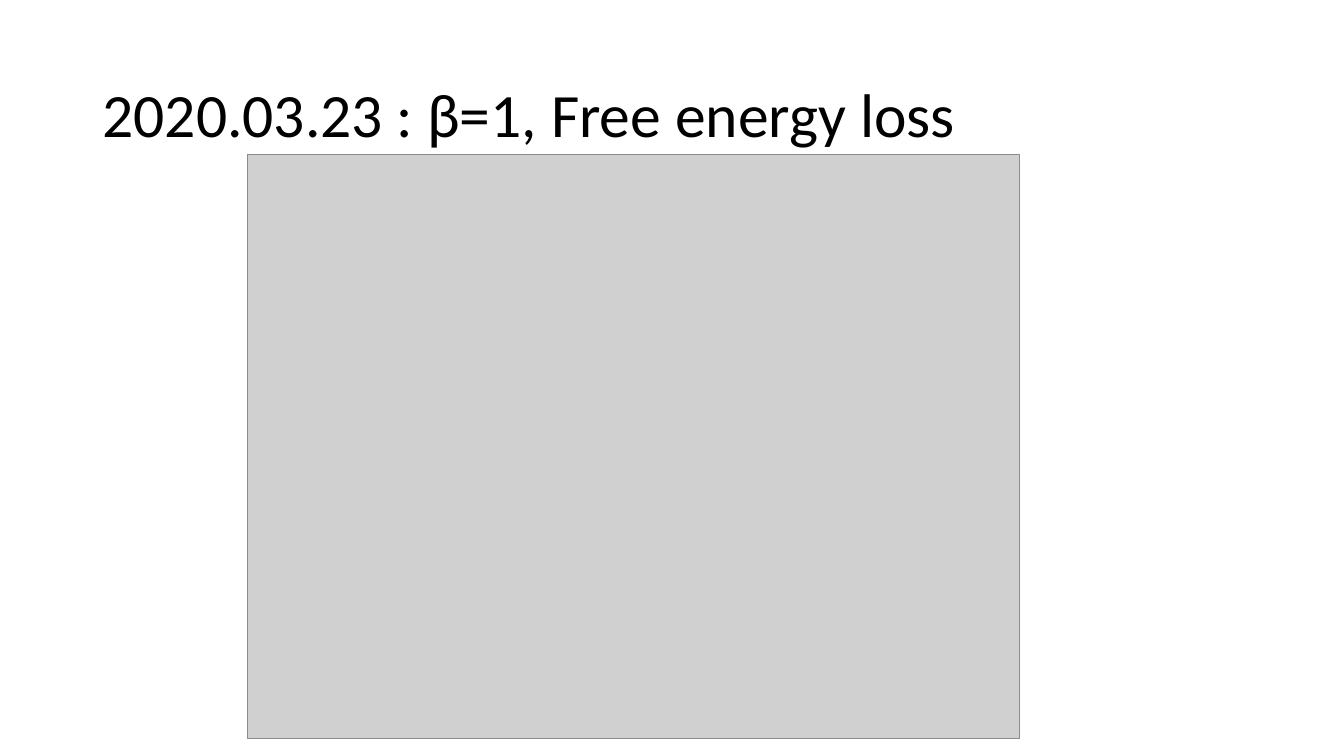
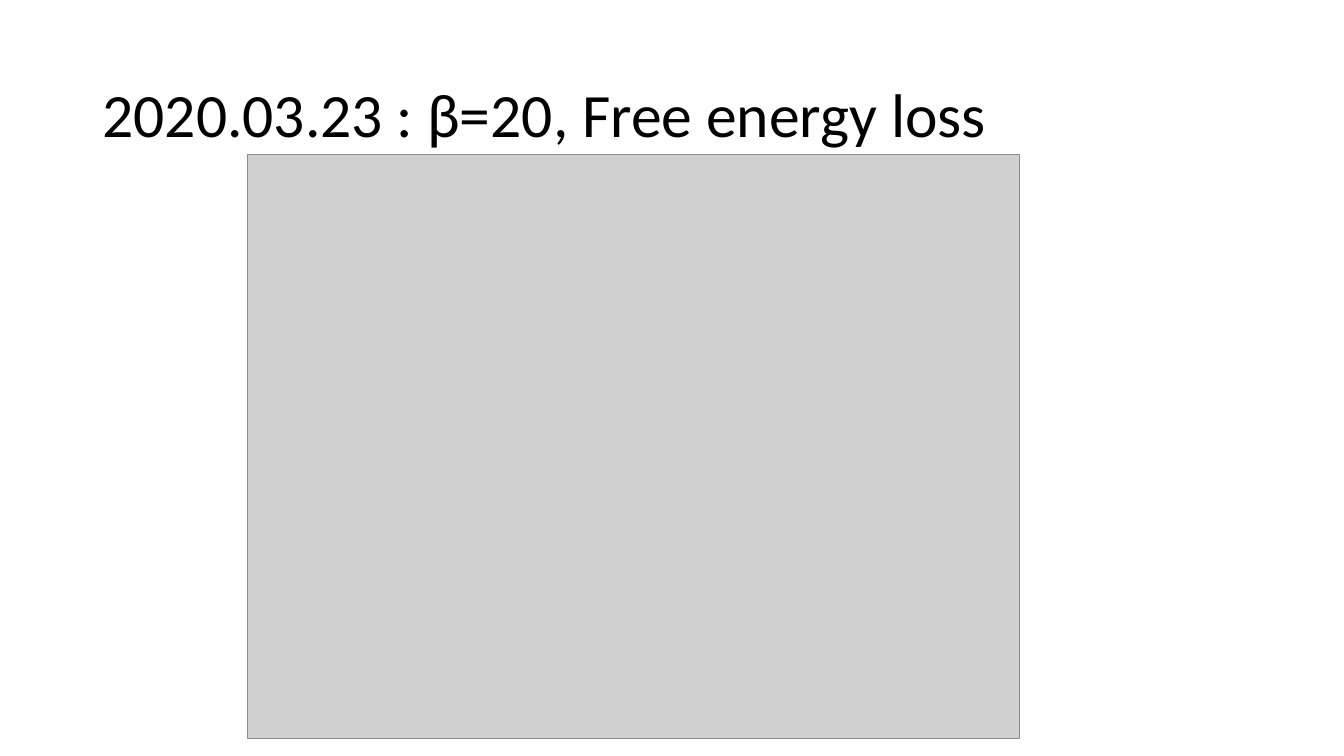
Before and after one commit to Sharon-Liang/JuliaCMPO, a slide deck: slide 4 of notes/cmpo running notes.pptx. Drawn at 1344x756 pixels with LibreOffice and Linux fonts; fonts in the diff are those of the drawing; grey boxes stand for pictures. Boxes give left, top, right and bottom in pixels: in the first picture for what was removed or moved away, otherwise in the second. Text is boxed around its words. In the diff, an @@ line names an element or a change of style, - is before the commit and + after.

```diff
--- a/notes/cmpo running notes.pptx
+++ b/notes/cmpo running notes.pptx
@@ title at box(102, 94, 986, 148): text changed @@
-2020.03.23 : β=1, Free energy loss
+2020.03.23 : β=20, Free energy loss
```
Also in this commit, not shown: 3 slides added, 1 slide removed, 27 other files.
